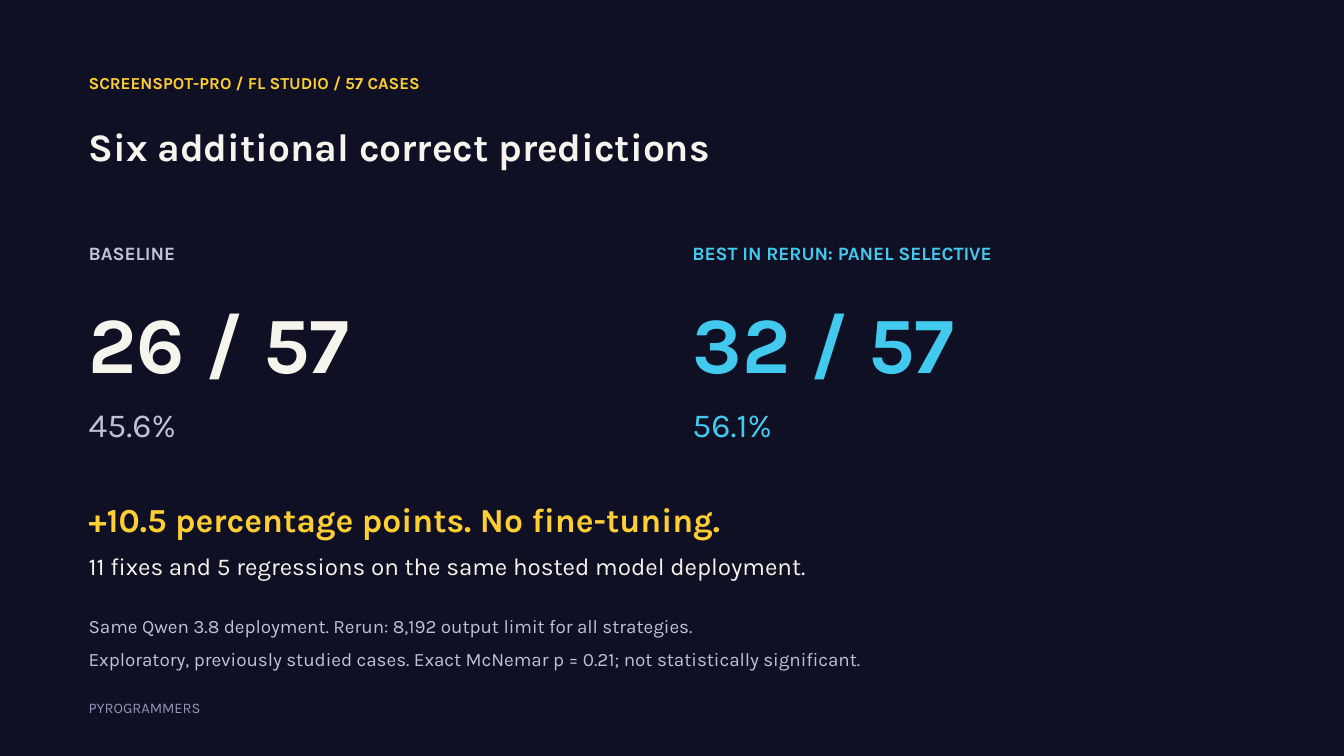
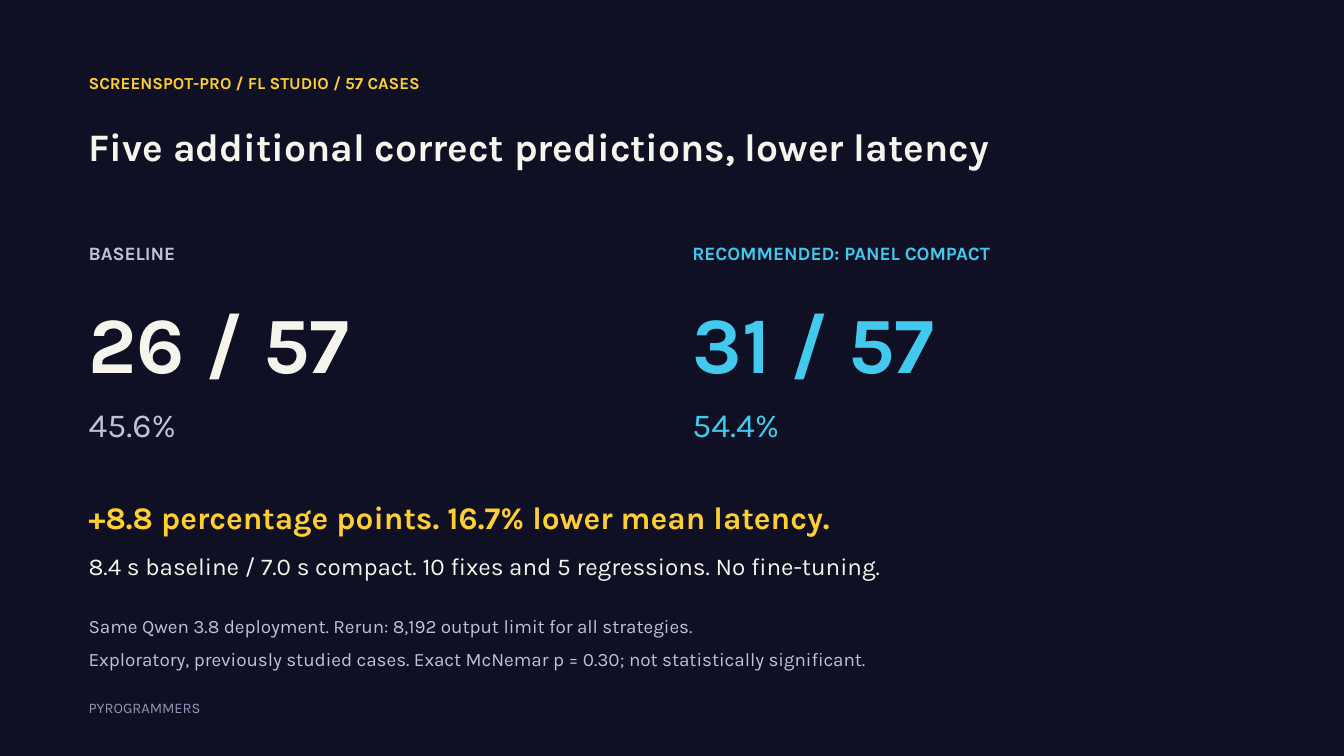
Before and after one commit to harrif23/pyrogrammers, a slide deck: slide 4 of docs/pyrogrammers-presentation.pptx. Drawn at 1344x756 pixels with LibreOffice and Linux fonts; fonts in the diff are those of the drawing. Boxes give left, top, right and bottom in pixels: in the first picture for what was removed or moved away, otherwise in the second. Text is boxed around its words. In the diff, an @@ line names an element or a change of style, - is before the commit and + after.

Commit message:
docs: highlight compact results and simplify closing slide

```diff
--- a/docs/pyrogrammers-presentation.pptx
+++ b/docs/pyrogrammers-presentation.pptx
@@ text at (x1=89, y1=133, x2=989, y2=171): text changed @@
-Six additional correct predictions
+Five additional correct predictions, lower latency
@@ text at (x1=692, y1=247, x2=990, y2=261): text changed @@
-BEST IN RERUN: PANEL SELECTIVE
+RECOMMENDED: PANEL COMPACT
@@ text at (x1=692, y1=320, x2=934, y2=374): text changed @@
-32 / 57
+31 / 57
@@ text at (x1=692, y1=415, x2=779, y2=438): text changed @@
-56.1%
+54.4%
@@ text at (x1=89, y1=506, x2=829, y2=537): text changed; size 24 to 22.5 pt @@
-+10.5 percentage points. No fine-tuning.
++8.8 percentage points. 16.7% lower mean latency.
@@ text at (x1=89, y1=558, x2=880, y2=581): text changed @@
-11 fixes and 5 regressions on the same hosted model deployment.
+8.4 s baseline / 7.0 s compact. 10 fixes and 5 regressions. No fine-tuning.
@@ text at (x1=89, y1=653, x2=866, y2=671): text changed @@
-Exploratory, previously studied cases. Exact McNemar p = 0.21; not statistically significant.
+Exploratory, previously studied cases. Exact McNemar p = 0.30; not statistically significant.
```
Also in this commit, not shown: 5 other slides changed.
